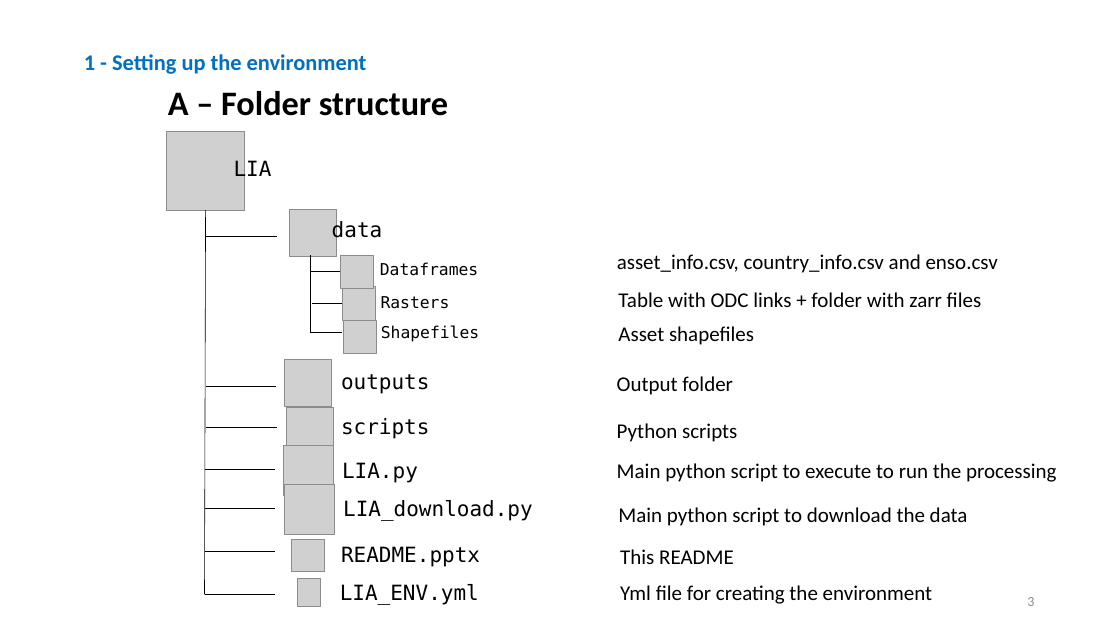
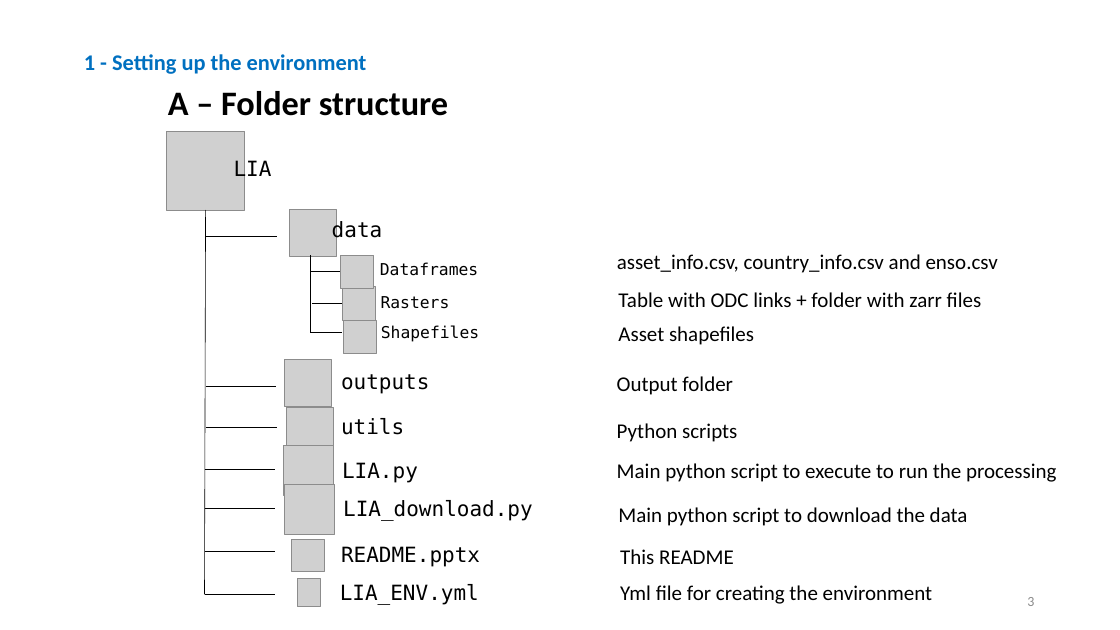
Before and after one commit to WFP-VAM/LIA, a slide deck: slide 3 of README.pptx. Drawn at 1120x630 pixels with LibreOffice and Linux fonts; fonts in the diff are those of the drawing; grey boxes stand for pictures. Boxes give left, top, right and bottom in pixels: in the first picture for what was removed or moved away, otherwise in the second. Text is boxed around its words. In the diff, an @@ line names an element or a change of style, - is before the commit and + after.

```diff
--- a/README.pptx
+++ b/README.pptx
@@ text at box(341, 418, 404, 435): text changed @@
-scripts
+utils
```
Also in this commit, not shown: 1 other slide changed.
